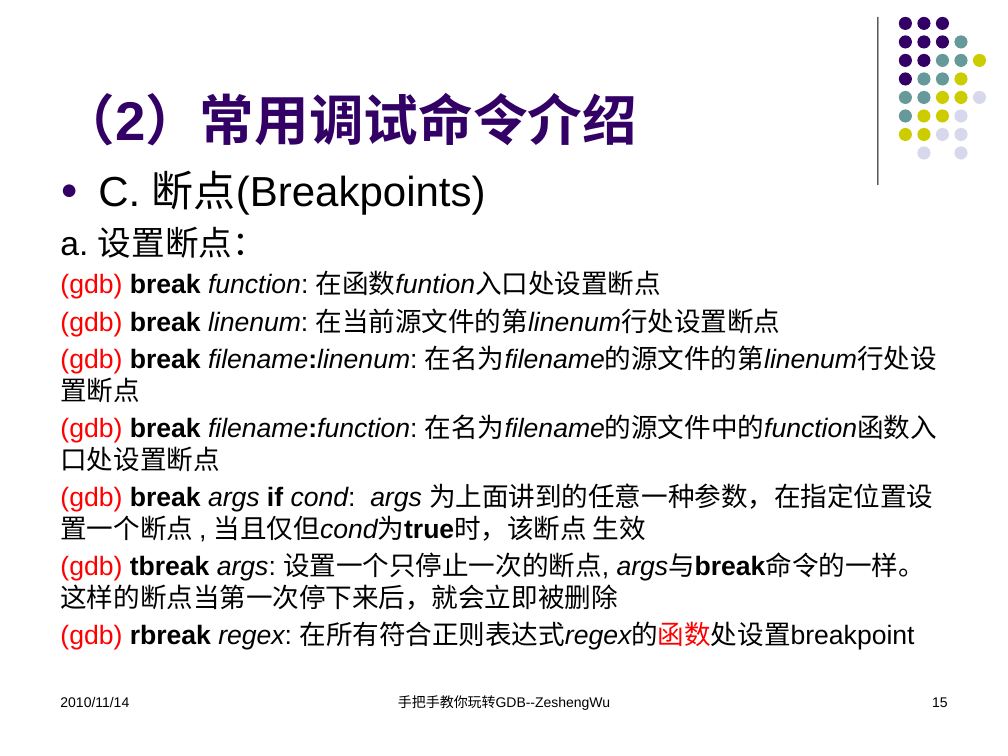
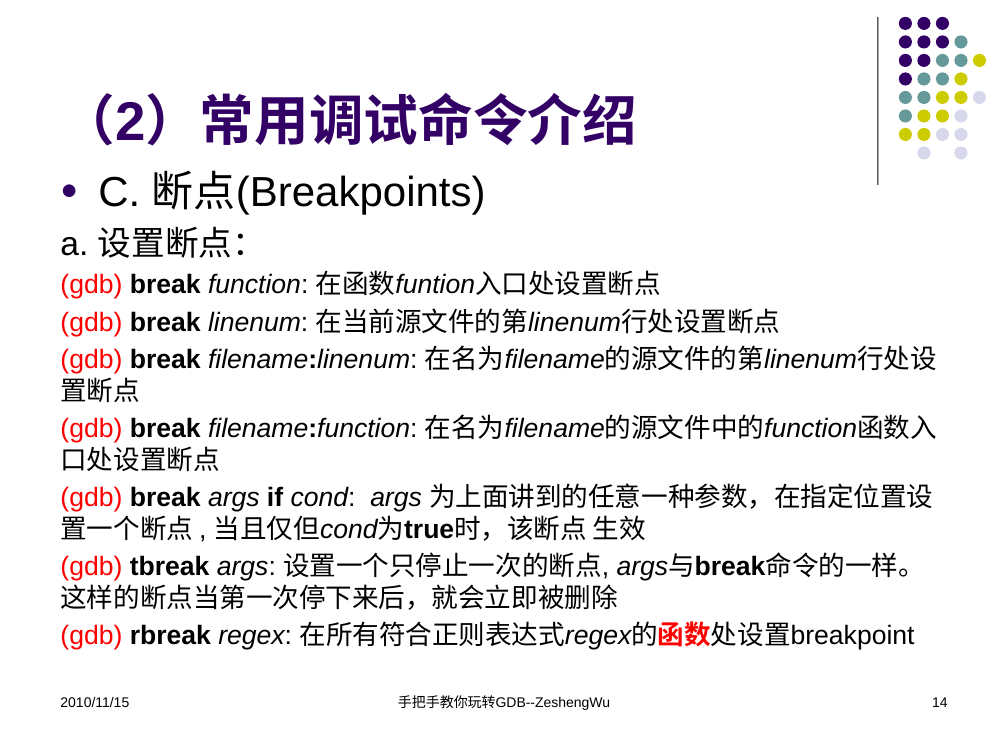
Before and after one commit to KublaikhanGeek/reactor, a slide deck: slide 14 of docs/手把手教你玩转GDB/手把手教你玩转GDB.pptx (slide 15 before the commit). Drawn at 1008x756 pixels with LibreOffice and Linux fonts; fonts in the diff are those of the drawing. Boxes give left, top, right and bottom in pixels: in the first picture for what was removed or moved away, otherwise in the second. Text is boxed around its words. In the diff, an @@ line names an element or a change of style, - is before the commit and + after.

```diff
--- a/docs/手把手教你玩转GDB/手把手教你玩转GDB.pptx
+++ b/docs/手把手教你玩转GDB/手把手教你玩转GDB.pptx
@@ text at box(60, 621, 915, 650): bold on in "在所有符合正则表达式regex的函数处设置breakpoint" @@
@@ text at box(60, 697, 129, 707): text changed @@
-2010/11/14
+2010/11/15
@@ page number at box(932, 697, 948, 707): text changed @@
-15
+14
```
Also in this commit, not shown: 51 other slides changed, 2 slides added, 2 slides removed, 1 other file.
